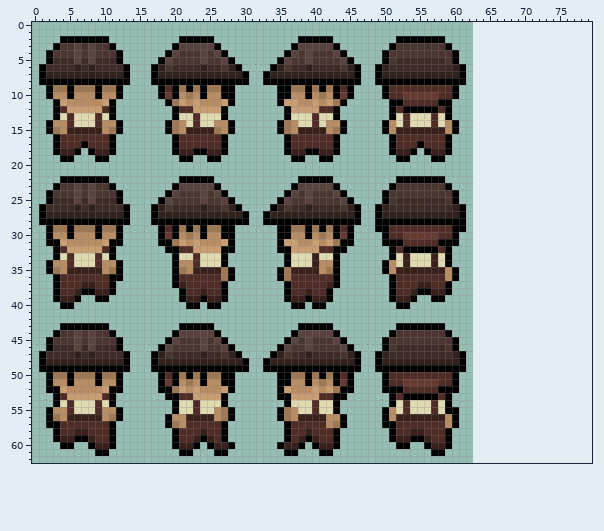
Pixel-art file -- Assets/Sprites/Characters/Blacksmith.aseprite. The picture above was drawn from the file before the commit.
63x63 pixels, 1 frame. Colours within 5 levels of each other are drawn and written as one. The old version is drawn lined up with the new one, on the new canvas.
After:
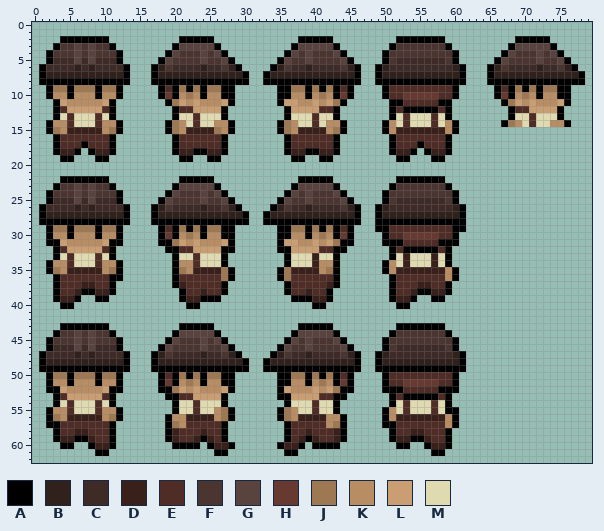
Palette (. is transparent): A #000000  B #30211d  C #3e2b27  D #39201b  E #4f2c25  F #4b3531  G #58433f  H #663931  J #9e7853  K #b98d63  L #ca9e73  M #e0dab0
From old to new:
{"change": "canvas 63x63 -> 80x63"}
{"y":2,"x":69,"old":".....","new":"AAAAA"}
{"y":3,"x":68,"old":".......","new":"AGGGGGA"}
{"y":4,"x":67,"old":".........","new":"AGFFFGFGA"}
{"y":5,"x":66,"old":"...........","new":"AGFFFFGFFGA"}
{"y":6,"x":65,"old":".............","new":"ABFCCCCBCCFBA"}
{"y":7,"x":65,"old":"..............","new":"ABBBBBBBBBBBBA"}
{"y":8,"x":65,"old":"..............","new":"AAAAAAAAAAAAAA"}
{"y":9,"x":66,"old":"...........","new":"AEAJAJAJJAA"}
{"y":10,"x":66,"old":"...........","new":"AHAKJKAKKAA"}
{"y":11,"x":67,"old":"..........","new":"AJLKLKKKLA"}
{"y":12,"x":68,"old":"........","new":"AEELLLLA"}
{"y":13,"x":68,"old":"........","new":"AMMEMMMA"}
{"y":14,"x":67,"old":"..........","new":"AJKMEMMKKA"}
{"y":39,"x":25,"old":"DDA","new":"AA."}
{"y":39,"x":36,"old":"ADD","new":".AA"}
{"y":40,"x":25,"old":"AA","new":".."}
{"y":40,"x":37,"old":"AA","new":".."}
{"y":58,"x":19,"old":".A","new":"AD"}
{"y":58,"x":43,"old":"A.","new":"DA"}
{"y":59,"x":19,"old":".A","new":"AD"}
{"y":59,"x":43,"old":"A.","new":"DA"}
{"y":60,"x":21,"old":"DD","new":"AA"}
{"y":60,"x":41,"old":"DD","new":"AA"}
{"y":61,"x":21,"old":"AA","new":".."}
{"y":61,"x":41,"old":"AA","new":".."}
{"label":"added","picture_box":[487,36,585,127]}
{"label":"changed","picture_box":[207,295,228,309]}
{"label":"changed","picture_box":[284,295,305,309]}
{"label":"changed","picture_box":[165,428,193,456]}
{"label":"changed","picture_box":[319,428,347,456]}
